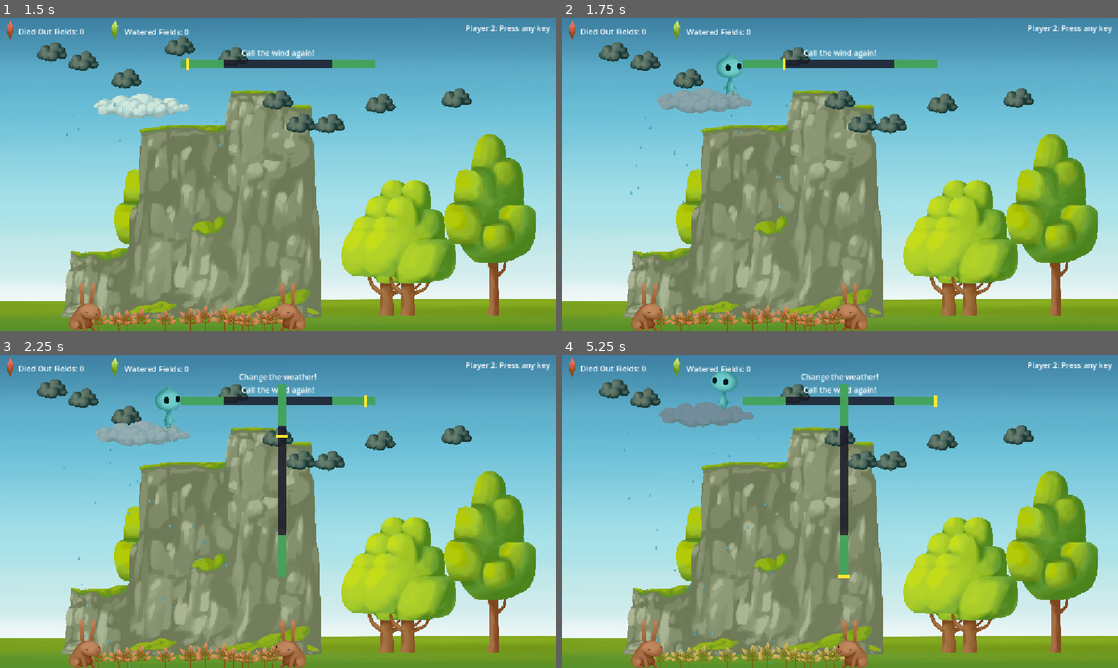
Above: before the commit, frames 1-4 (two rows, left to right).
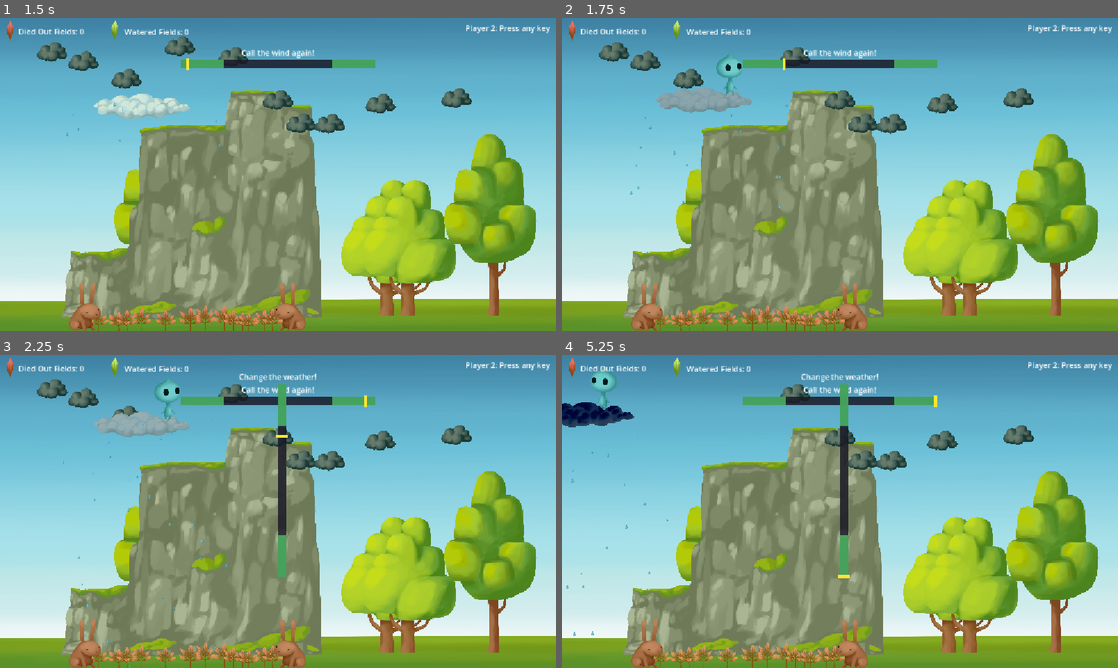
Above: after the commit, the same moments.

Repository: savenger/spirits-of-the-cloud
Game: Godot game, scene res://main.tscn
The game is run twice, just before and just after one commit, with the same random seed, the same clock (stepped at 60 frames per second) and the same inputs. The engine's default icon, where the game draws it, is replaced by a stand-in: a white triangle on a blue panel in a dark square.
Inputs:
- Up to frame 1 (1.5 s): click "Start" at 0.5 s; tap Enter at 1.25 s; hold D (move_right) from 1.28 s (still down); hold Q (call_wind) from 1.28 s (still down)
- Up to frame 2 (1.75 s): keep holding D (move_right); keep holding Q (call_wind); tap Space (jump) at 1.52 s
- Up to frame 3 (2.25 s): keep holding D (move_right); tap Enter at 2 s; release Q (call_wind) at 2.03 s; tap E (influence_weather) at 2.1 s
- Up to frame 4 (5.25 s): tap Space (jump) at 2.27, 3.77, 4.52 s; tap Enter every 0.75 s from 2.75 to 5 s; release D (move_right) at 2.78 s; hold A (move_left) 2.78-3.53 s; hold Q (call_wind) 2.78-3.53 s; hold D (move_right) 3.53-5.03 s; tap E (influence_weather) at 3.6, 5.1 s; hold Q (call_wind) 4.28-5.03 s; hold A (move_left) from 5.03 s (still down)

Frame 1 is identical in both runs. In frame 2, less than 0.1% of the frame differs, in the area x 16-35%, y 22-31%; in frame 3, 1.4%; in frame 4, 3.1%, in the area x 0-51%, y 3-99%.

Commit message:
fixed bug that player must not stand on the edge when trying to summon the wind to the other direction

Diff:
--- a/Player/player.tscn
+++ b/Player/player.tscn
@@ -97,7 +97,7 @@
 height = 554.0
 
 [node name="Player" type="CharacterBody2D" unique_id=1579585161 groups=["player"]]
-collision_layer = 5
+collision_layer = 4
 collision_mask = 7
 script = ExtResource("1_l8h54")
 
